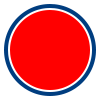
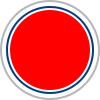
Before/after of a 100 × 100 layered artwork. What changed in the layer stack:
added layer "Ellipse 1 Kopie" above "Ellipse 1" over left=0, top=0, right=100, bottom=100
painted on "Ellipse 1" over left=4, top=4, right=96, bottom=96
